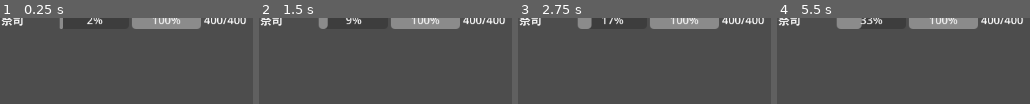
Above: before the commit, frames 1-4 (left to right).
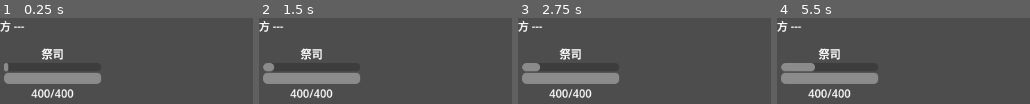
Above: after the commit, the same moments.

Repository: amazlothar/mxs
Game: Godot game, scene res://scenes/battle/battle_scene.tscn
The game is run twice, just before and just after one commit, with the same random seed, the same clock (stepped at 60 frames per second) and the same inputs. Before the commit the project has no main scene; this scene is started directly in both runs.
Inputs (mouse positions are in pixels of both pictures, inside the frame that each line leads up to):
- Up to frame 1 (0.25 s): no input
- Up to frame 2 (1.5 s): tap Enter at 0.5 s; move the mouse to (outside the picture) at 0.52 s; click (outside the picture) at 0.67 s; tap Space at 1.25 s; move the mouse to (outside the picture) at 1.27 s; click (outside the picture) at 1.42 s
- Up to frame 3 (2.75 s): tap Enter at 2 s; move the mouse to (outside the picture) at 2.02 s; click (outside the picture) at 2.17 s
- Up to frame 4 (5.5 s): tap Space at 2.75, 4.25 s; move the mouse to (outside the picture) at 2.77 s; click (outside the picture) at 2.92 s; tap Enter at 3.5 s; move the mouse to (outside the picture) at 3.52 s; click (outside the picture) at 3.67 s; move the mouse to (outside the picture) at 4.27 s; click (outside the picture) at 4.42 s; move the mouse to (outside the picture) at 5.02 s; click (outside the picture) at 5.17 s

The runs differ from the first frame. In frame 1, 12% of the frame differs, in the area x 0-98%, y 0-94%; in frame 2, 13%; in frame 3, 13%; in frame 4, 15%.

Commit message:
fix: 修复 UI 布局——全屏居中、MarginContainer、间距、标题分隔

Diff:
--- a/project.godot
+++ b/project.godot
@@ -11,6 +11,7 @@
 [application]
 
 config/name="MXS"
+run/main_scene="res://scenes/battle/battle_scene.tscn"
 config/features=PackedStringArray("4.6", "GL Compatibility")
 config/icon="res://icon.svg"
 config/main_scene="res://scenes/battle/battle_scene.tscn"
--- a/scenes/battle/battle_scene.tscn
+++ b/scenes/battle/battle_scene.tscn
@@ -18,19 +18,59 @@
 grow_vertical = 2
 script = ExtResource("3")
 
-[node name="VBoxContainer" type="VBoxContainer" parent="BattleUI"]
+[node name="MarginContainer" type="MarginContainer" parent="BattleUI"]
 anchors_preset = 15
 anchor_right = 1.0
 anchor_bottom = 1.0
 grow_horizontal = 2
 grow_vertical = 2
+theme_override_constants/margin_left = 20
+theme_override_constants/margin_top = 20
+theme_override_constants/margin_right = 20
+theme_override_constants/margin_bottom = 20
 
-[node name="EnemyContainer" type="HBoxContainer" parent="BattleUI/VBoxContainer"]
+[node name="VBoxContainer" type="VBoxContainer" parent="BattleUI/MarginContainer"]
+anchors_preset = 15
+anchor_right = 1.0
+anchor_bottom = 1.0
+grow_horizontal = 2
+grow_vertical = 2
+theme_override_constants/separation = 16
 
-[node name="ATBBar" type="HBoxContainer" parent="BattleUI/VBoxContainer"]
+[node name="EnemyLabel" type="Label" parent="BattleUI/MarginContainer/VBoxContainer"]
+layout_mode = 2
+text = "--- 敌方 ---"
+horizontal_alignment = 1
 
-[node name="PlayerContainer" type="HBoxContainer" parent="BattleUI/VBoxContainer"]
+[node name="EnemyContainer" type="HBoxContainer" parent="BattleUI/MarginContainer/VBoxContainer"]
+layout_mode = 2
+theme_override_constants/separation = 12
+alignment = 1
 
-[node name="SkillBar" type="HBoxContainer" parent="BattleUI/VBoxContainer"]
+[node name="ATBBar" type="HBoxContainer" parent="BattleUI/MarginContainer/VBoxContainer"]
+layout_mode = 2
+theme_override_constants/separation = 8
+alignment = 1
 
-[node name="TargetHint" type="Label" parent="BattleUI/VBoxContainer"]
+[node name="HSeparator" type="HSeparator" parent="BattleUI/MarginContainer/VBoxContainer"]
+layout_mode = 2
+
+[node name="PlayerLabel" type="Label" parent="BattleUI/MarginContainer/VBoxContainer"]
+layout_mode = 2
+text = "--- 我方 ---"
+horizontal_alignment = 1
+
+[node name="PlayerContainer" type="HBoxContainer" parent="BattleUI/MarginContainer/VBoxContainer"]
+layout_mode = 2
+theme_override_constants/separation = 12
+alignment = 1
+
+[node name="SkillBar" type="HBoxContainer" parent="BattleUI/MarginContainer/VBoxContainer"]
+layout_mode = 2
+theme_override_constants/separation = 10
+alignment = 1
+
+[node name="TargetHint" type="Label" parent="BattleUI/MarginContainer/VBoxContainer"]
+layout_mode = 2
+text = ""
+horizontal_alignment = 1
--- a/scripts/ui/battle_ui.gd
+++ b/scripts/ui/battle_ui.gd
@@ -1,10 +1,10 @@
 extends Control
 
-@onready var enemy_container: HBoxContainer = $VBoxContainer/EnemyContainer
-@onready var player_container: HBoxContainer = $VBoxContainer/PlayerContainer
-@onready var atb_bar_container: HBoxContainer = $VBoxContainer/ATBBar
-@onready var skill_bar: HBoxContainer = $VBoxContainer/SkillBar
-@onready var target_hint: Label = $VBoxContainer/TargetHint
+@onready var enemy_container: HBoxContainer = $MarginContainer/VBoxContainer/EnemyContainer
+@onready var player_container: HBoxContainer = $MarginContainer/VBoxContainer/PlayerContainer
+@onready var atb_bar_container: HBoxContainer = $MarginContainer/VBoxContainer/ATBBar
+@onready var skill_bar: HBoxContainer = $MarginContainer/VBoxContainer/SkillBar
+@onready var target_hint: Label = $MarginContainer/VBoxContainer/TargetHint
 
 var battle_manager: BattleManager
 var _current_unit: Unit = null
@@ -25,43 +25,54 @@
 		container.add_child(card)
 		_unit_cards[unit] = card
 
-func _create_unit_card(unit: Unit) -> HBoxContainer:
-	var card := HBoxContainer.new()
+func _create_unit_card(unit: Unit) -> VBoxContainer:
+	var card := VBoxContainer.new()
+	card.add_theme_constant_override("separation", 2)
+
 	var name_label := Label.new()
 	name_label.text = unit.data.unit_name
-	name_label.custom_minimum_size.x = 80.0
+	name_label.horizontal_alignment = HORIZONTAL_ALIGNMENT_CENTER
+
 	var charge_bar := ProgressBar.new()
-	charge_bar.custom_minimum_size.x = 100.0
+	charge_bar.custom_minimum_size = Vector2(120, 12)
 	charge_bar.max_value = 100.0
 	charge_bar.value = 0.0
+	charge_bar.show_percentage = false
+
 	var hp_bar := ProgressBar.new()
+	hp_bar.custom_minimum_size = Vector2(120, 16)
 	hp_bar.max_value = unit.max_hp
 	hp_bar.value = unit.current_hp
-	hp_bar.custom_minimum_size.x = 100.0
+	hp_bar.show_percentage = false
+
 	var hp_label := Label.new()
 	hp_label.text = "%d/%d" % [unit.current_hp, unit.max_hp]
-	hp_label.custom_minimum_size.x = 80.0
+	hp_label.horizontal_alignment = HORIZONTAL_ALIGNMENT_CENTER
+
+	card.custom_minimum_size = Vector2(140, 80)
+
 	card.add_child(name_label)
 	card.add_child(charge_bar)
 	card.add_child(hp_bar)
 	card.add_child(hp_label)
-	_bind_card(card, unit, charge_bar, hp_bar, hp_label)
+	_bind_card(unit, hp_bar, hp_label)
 	return card
 
-func _bind_card(card: HBoxContainer, unit: Unit, charge_bar: ProgressBar, hp_bar: ProgressBar, hp_label: Label) -> void:
-	unit.hp_changed.connect(func(u, old_hp, new_hp):
+func _bind_card(unit: Unit, hp_bar: ProgressBar, hp_label: Label) -> void:
+	unit.hp_changed.connect(func(_u, _old_hp, new_hp):
 		hp_bar.value = new_hp
-		hp_label.text = "%d/%d" % [new_hp, u.max_hp]
+		hp_label.text = "%d/%d" % [new_hp, unit.max_hp]
 	)
 
 func _process(_delta: float) -> void:
 	for unit in _unit_cards:
-		var card: HBoxContainer = _unit_cards[unit]
-		if card and card.is_inside_tree():
-			var children := card.get_children()
-			if children.size() >= 2:
-				var cb: ProgressBar = children[1]
-				cb.value = unit.atb_value * 100.0
+		var card: VBoxContainer = _unit_cards[unit]
+		if not card or not card.is_inside_tree():
+			continue
+		var children := card.get_children()
+		if children.size() >= 2:
+			var cb: ProgressBar = children[1]
+			cb.value = unit.atb_value * 100.0
 
 func _on_action_requested(unit: Unit) -> void:
 	_current_unit = unit
@@ -75,6 +86,7 @@
 	for skill_data in unit.data.skills:
 		var btn := Button.new()
 		btn.text = skill_data.skill_name
+		btn.custom_minimum_size = Vector2(120, 40)
 		var sd: SkillData = skill_data
 		var cd: int = unit.skill_cooldowns.get(sd.id, 0)
 		if cd > 0:
@@ -92,7 +104,7 @@
 	var targets: Array[Unit] = battle_manager.enemy_units if _current_unit.is_player_unit else battle_manager.player_units
 	for target in targets:
 		if target.is_alive and _unit_cards.has(target):
-			var card: HBoxContainer = _unit_cards[target]
+			var card: VBoxContainer = _unit_cards[target]
 			card.gui_input.connect(_on_target_clicked.bind(target))
 
 func _on_target_clicked(event: InputEvent, target: Unit) -> void:
@@ -101,16 +113,16 @@
 			battle_manager.player_select_action(_current_unit, _selected_skill, [target])
 			target_hint.text = ""
 
-func _on_action_completed(unit: Unit) -> void:
+func _on_action_completed(_unit: Unit) -> void:
 	_current_unit = null
 	_selected_skill = null
 	for child in skill_bar.get_children():
 		child.queue_free()
 	target_hint.text = ""
 
-func _on_damage_dealt(source: Unit, target: Unit, amount: float, is_crit: bool) -> void:
+func _on_damage_dealt(_source: Unit, target: Unit, amount: float, is_crit: bool) -> void:
 	if _unit_cards.has(target):
-		var card: HBoxContainer = _unit_cards[target]
+		var card: VBoxContainer = _unit_cards[target]
 		var dmg_label := Label.new()
 		dmg_label.set_script(load("res://scripts/ui/damage_number.gd"))
 		card.add_child(dmg_label)
